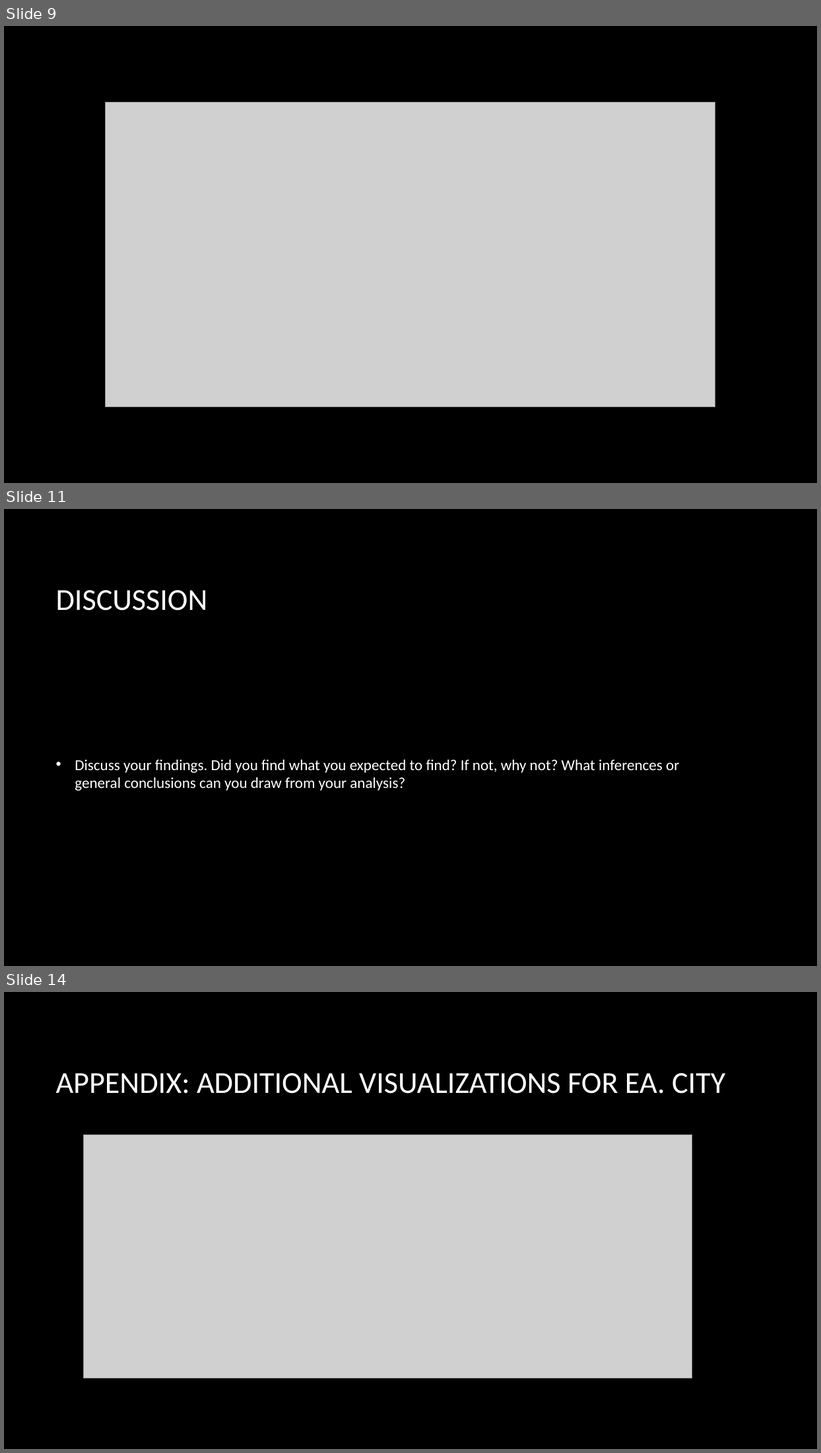
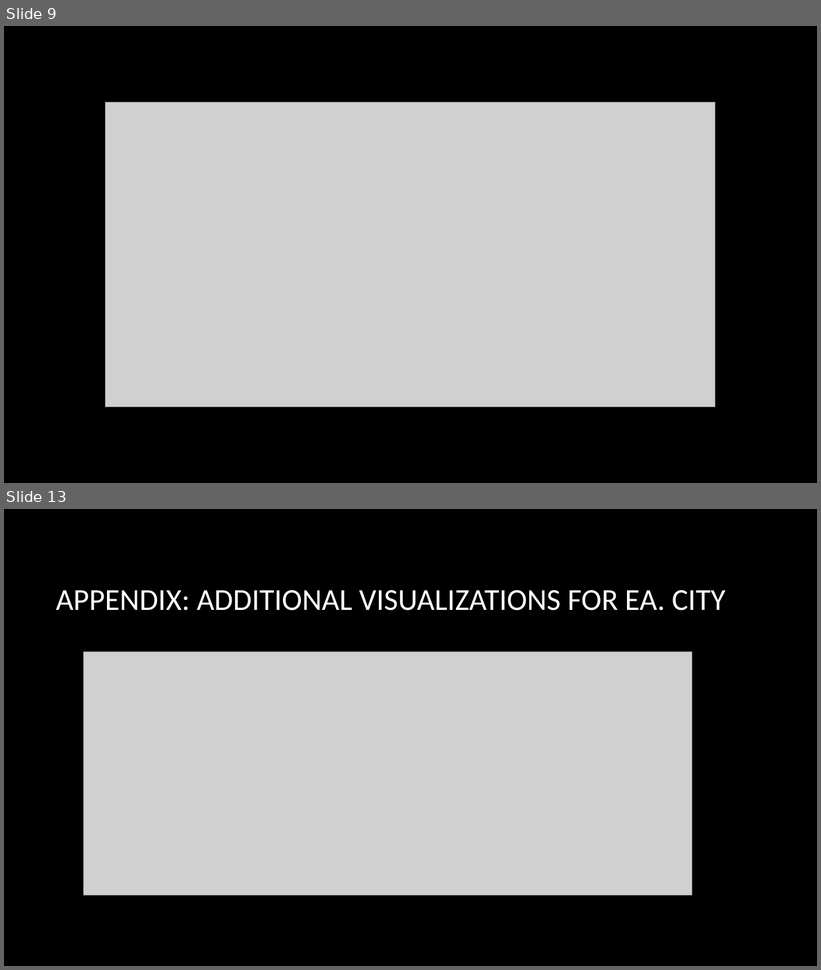
Before and after one commit to knwright/ProgressBar, a slide deck: Presentation.pptx. Shown one above the other, each under a label of ours: slides 9, 11 and 14 before the commit, slides 9 and 13 after it; the slides between them are not shown. The pictures are 821x1453 and 821x970 pixels, drawn with LibreOffice and Linux fonts; fonts in the diff are those of the drawing; grey boxes stand for pictures; background and template pictures are left out. Boxes give left, top, right and bottom in pixels: in the first picture for what was removed or moved away, otherwise in the second. Text is boxed around its words. In the diff, an @@ line names an element or a change of style, - is before the commit and + after.

```diff
--- a/Presentation.pptx
+++ b/Presentation.pptx
@@ slide 11 removed at (4,509,817,966), background picture (left out) @@
@@ title removed at (56,590,208,611) @@
-DISCUSSION
@@ text removed at (75,760,679,791) @@
-• Discuss your findings. Did you find what you expected to find? If not, why not? What inferences or general conclusions can you draw from your analysis?
@@ what was slide 14 is now slide 13 @@
```
Also in this commit, not shown: 7 slides changed.
